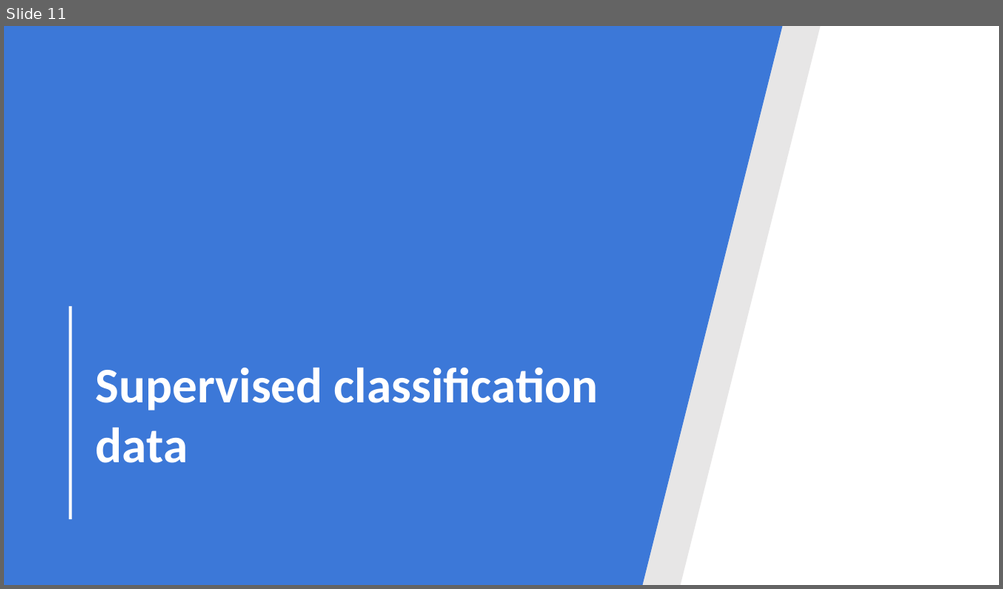
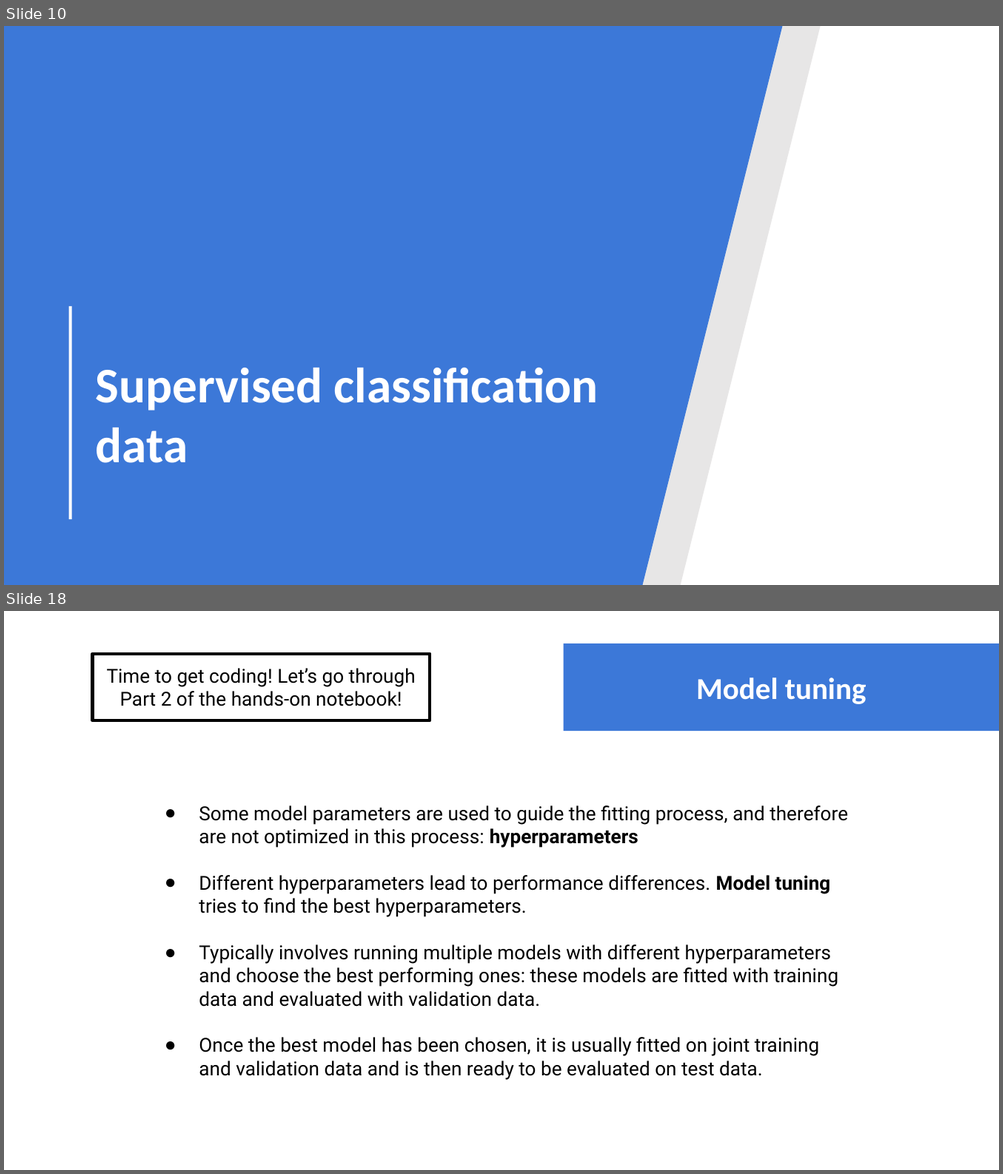
Before and after one commit to GilbertoCunha/IEEE-ML-Workshop, a slide deck: ML-intro.pptx. Shown one above the other, each under a label of ours: slide 11 before the commit, slides 10 and 18 after it; the slides between them are not shown. The pictures are 1003x589 and 1003x1174 pixels, drawn with LibreOffice and Linux fonts; fonts in the diff are those of the drawing. Boxes give left, top, right and bottom in pixels: in the first picture for what was removed or moved away, otherwise in the second. Text is boxed around its words. In the diff, an @@ line names an element or a change of style, - is before the commit and + after.

```diff
--- a/ML-intro.pptx
+++ b/ML-intro.pptx
@@ slide 18 added at bbox=[4, 611, 999, 1170], background #FFFFFF @@
@@ rectangle added at bbox=[93, 654, 430, 721], outline #000000 2.25 pt, 14 pt, text #000000 @@
+Time to get coding! Let’s go through Part 2 of the hands-on notebook!
@@ rectangle added at bbox=[563, 644, 999, 732], fill #3C78D8 @@
@@ title added at bbox=[696, 678, 866, 704], 22 pt, text #FFFFFF, bold @@
+Model tuning
@@ text added at bbox=[199, 806, 848, 1080], 14 pt, text #000000 @@
+● Some model parameters are used to guide the fitting process, and therefore are not optimized in this process: hyperparameters
+● Different hyperparameters lead to performance differences. Model tuning tries to find the best hyperparameters.
+● Typically involves running multiple models with different hyperparameters and choose the best performing ones: these models are fitted with training data and evaluated with validation data.
+● Once the best model has been chosen, it is usually fitted on joint training and validation data and is then ready to be evaluated on test data.
@@ what was slide 11 is now slide 10 @@
```
Also in this commit, not shown: 8 slides changed, 9 other slides added, 2 slides removed, 1 other file.
